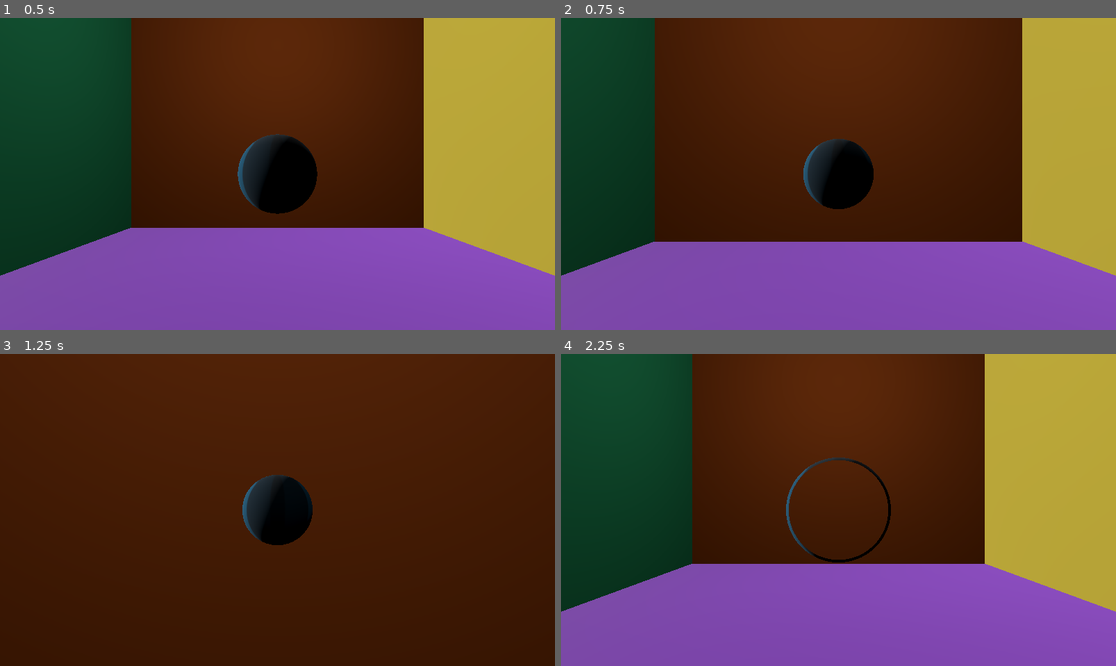
Above: before the commit, frames 1-4 (two rows, left to right).
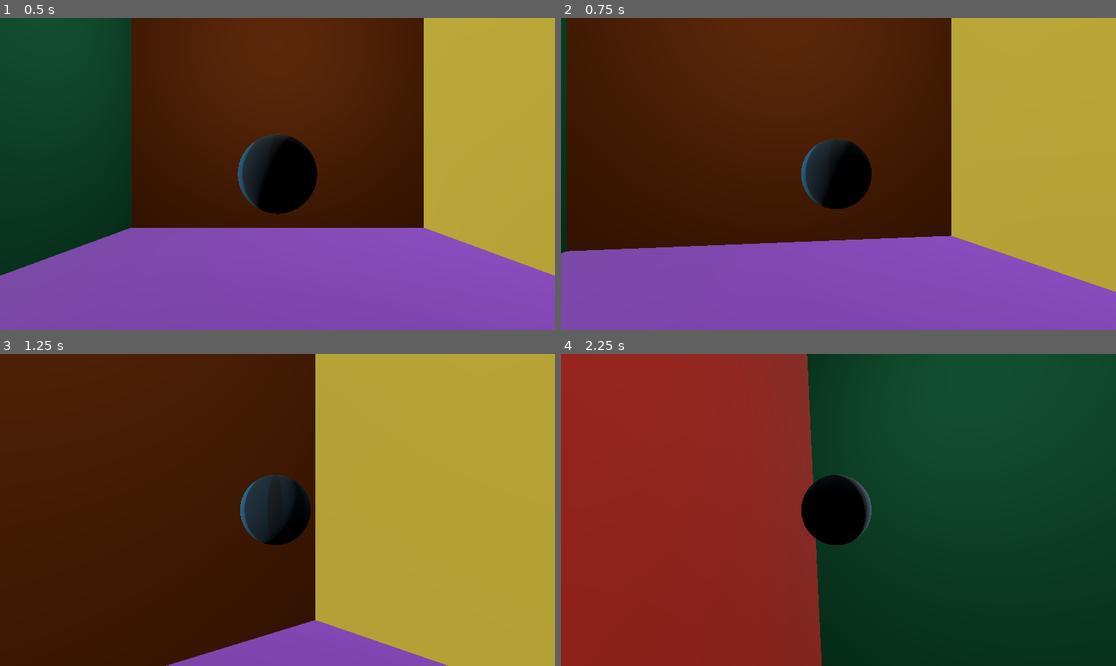
Above: after the commit, the same moments.

Repository: Mangochicken13/MangoPirateJam16
Game: Godot game, scene res://test_scene.tscn
Two runs of this game, one before a commit and one after it. Both use one fixed random seed, a clock stepped at 60 frames per second and the inputs below. Before the commit the project has no main scene; this scene is started directly in both runs. The engine's default icon, where the game draws it, is replaced by a stand-in: a white triangle on a blue panel in a dark square.
Inputs:
- Up to frame 1 (0.5 s): no input
- Up to frame 2 (0.75 s): hold D (turn_right, bound only after the commit) from 0.53 s (still down)
- Up to frame 3 (1.25 s): keep holding D (turn_right, bound only after the commit)
- Up to frame 4 (2.25 s): release D (turn_right, bound only after the commit) at 1.28 s; hold W (turn_down, bound only after the commit) 1.28-2.03 s; hold D (turn_right, bound only after the commit) from 2.03 s (still down)

Frame 1 is identical in both runs. In frame 2, 23% of the frame differs, in the area x 0-100%, y 0-88%; in frame 3, 46%; in frame 4, 100%, in the area x 0-100%, y 0-100%.

Commit message:
Add turn and spin inputs; Set test scene as default

Diff:
--- a/you-are-the-weapon/project.godot
+++ b/you-are-the-weapon/project.godot
@@ -11,8 +11,77 @@
 [application]
 
 config/name="You Are The Weapon"
+run/main_scene="res://test_scene.tscn"
 config/features=PackedStringArray("4.3", "GL Compatibility")
 config/icon="res://icon.svg"
+
+[input]
+
+turn_right={
+"deadzone": 0.1,
+"events": [Object(InputEventKey,"resource_local_to_scene":false,"resource_name":"","device":-1,"window_id":0,"alt_pressed":false,"shift_pressed":false,"ctrl_pressed":false,"meta_pressed":false,"pressed":false,"keycode":0,"physical_keycode":68,"key_label":0,"unicode":101,"location":0,"echo":false,"script":null)
+, Object(InputEventJoypadMotion,"resource_local_to_scene":false,"resource_name":"","device":-1,"axis":0,"axis_value":1.0,"script":null)
+]
+}
+turn_left={
+"deadzone": 0.1,
+"events": [Object(InputEventKey,"resource_local_to_scene":false,"resource_name":"","device":-1,"window_id":0,"alt_pressed":false,"shift_pressed":false,"ctrl_pressed":false,"meta_pressed":false,"pressed":false,"keycode":0,"physical_keycode":65,"key_label":0,"unicode":97,"location":0,"echo":false,"script":null)
+, Object(InputEventJoypadMotion,"resource_local_to_scene":false,"resource_name":"","device":-1,"axis":0,"axis_value":-1.0,"script":null)
+]
+}
+turn_down={
+"deadzone": 0.1,
+"events": [Object(InputEventKey,"resource_local_to_scene":false,"resource_name":"","device":-1,"window_id":0,"alt_pressed":false,"shift_pressed":false,"ctrl_pressed":false,"meta_pressed":false,"pressed":false,"keycode":0,"physical_keycode":87,"key_label":0,"unicode":44,"location":0,"echo":false,"script":null)
+, Object(InputEventJoypadMotion,"resource_local_to_scene":false,"resource_name":"","device":-1,"axis":1,"axis_value":-1.0,"script":null)
+]
+}
+turn_up={
+"deadzone": 0.1,
+"events": [Object(InputEventKey,"resource_local_to_scene":false,"resource_name":"","device":-1,"window_id":0,"alt_pressed":false,"shift_pressed":false,"ctrl_pressed":false,"meta_pressed":false,"pressed":false,"keycode":0,"physical_keycode":83,"key_label":0,"unicode":111,"location":0,"echo":false,"script":null)
+, Object(InputEventJoypadMotion,"resource_local_to_scene":false,"resource_name":"","device":-1,"axis":1,"axis_value":1.0,"script":null)
+]
+}
+spin_right={
+"deadzone": 0.5,
+"events": [Object(InputEventKey,"resource_local_to_scene":false,"resource_name":"","device":-1,"window_id":0,"alt_pressed":false,"shift_pressed":false,"ctrl_pressed":false,"meta_pressed":false,"pressed":false,"keycode":0,"physical_keycode":85,"key_label":0,"unicode":103,"location":0,"echo":false,"script":null)
+]
+}
+spin_left={
+"deadzone": 0.5,
+"events": [Object(InputEventKey,"resource_local_to_scene":false,"resource_name":"","device":-1,"window_id":0,"alt_pressed":false,"shift_pressed":false,"ctrl_pressed":false,"meta_pressed":false,"pressed":false,"keycode":0,"physical_keycode":89,"key_label":0,"unicode":102,"location":0,"echo":false,"script":null)
+]
+}
+spin_forward={
+"deadzone": 0.5,
+"events": [Object(InputEventKey,"resource_local_to_scene":false,"resource_name":"","device":-1,"window_id":0,"alt_pressed":false,"shift_pressed":false,"ctrl_pressed":false,"meta_pressed":false,"pressed":false,"keycode":0,"physical_keycode":74,"key_label":0,"unicode":104,"location":0,"echo":false,"script":null)
+]
+}
+spin_backward={
+"deadzone": 0.5,
+"events": [Object(InputEventKey,"resource_local_to_scene":false,"resource_name":"","device":-1,"window_id":0,"alt_pressed":false,"shift_pressed":false,"ctrl_pressed":false,"meta_pressed":false,"pressed":false,"keycode":0,"physical_keycode":72,"key_label":0,"unicode":100,"location":0,"echo":false,"script":null)
+]
+}
+spin_cw={
+"deadzone": 0.5,
+"events": [Object(InputEventKey,"resource_local_to_scene":false,"resource_name":"","device":-1,"window_id":0,"alt_pressed":false,"shift_pressed":false,"ctrl_pressed":false,"meta_pressed":false,"pressed":false,"keycode":0,"physical_keycode":78,"key_label":0,"unicode":98,"location":0,"echo":false,"script":null)
+]
+}
+spin_ccw={
+"deadzone": 0.5,
+"events": [Object(InputEventKey,"resource_local_to_scene":false,"resource_name":"","device":-1,"window_id":0,"alt_pressed":false,"shift_pressed":false,"ctrl_pressed":false,"meta_pressed":false,"pressed":false,"keycode":0,"physical_keycode":77,"key_label":0,"unicode":109,"location":0,"echo":false,"script":null)
+]
+}
+debug_start_moving={
+"deadzone": 0.5,
+"events": [Object(InputEventKey,"resource_local_to_scene":false,"resource_name":"","device":-1,"window_id":0,"alt_pressed":false,"shift_pressed":true,"ctrl_pressed":false,"meta_pressed":false,"pressed":false,"keycode":0,"physical_keycode":4194309,"key_label":0,"unicode":0,"location":0,"echo":false,"script":null)
+]
+}
+
+[layer_names]
+
+3d_physics/layer_1="Player"
+3d_physics/layer_2="Static Walls"
+3d_physics/layer_3="Breakable Blocks"
 
 [rendering]
 
